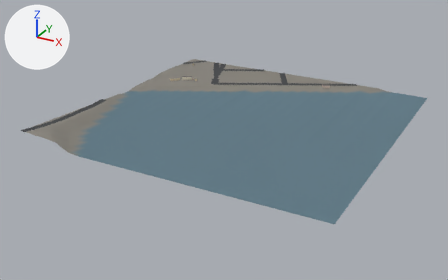
Two versions of the glTF model public/tiles/sf/t4_-5.glb, one commit apart.
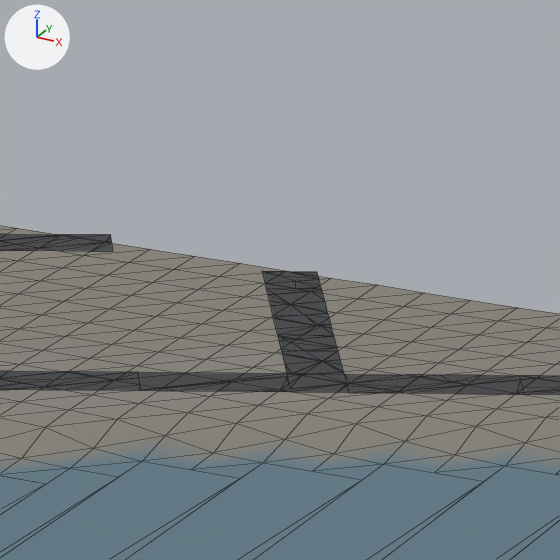
The first picture shows the older version from a 50 mm lens placed at (2690.0, 1385.0, 385.0), pointed at (2231.0, 2219.0, -32.0). The close-ups show the older and then the newer version on the part from 57% to 69% of the width and 16% to 36% of the height of that picture. Only the edits that show in the close-ups are written down. The axes (+X, +Y, +Z) are drawn at upper left. The lights are the same throughout. The close-ups show mesh edges as thin lines. Where no turn or scale is listed for an object, it has been applied to the vertices.

The first close-up shows 'ground', 'roads'.
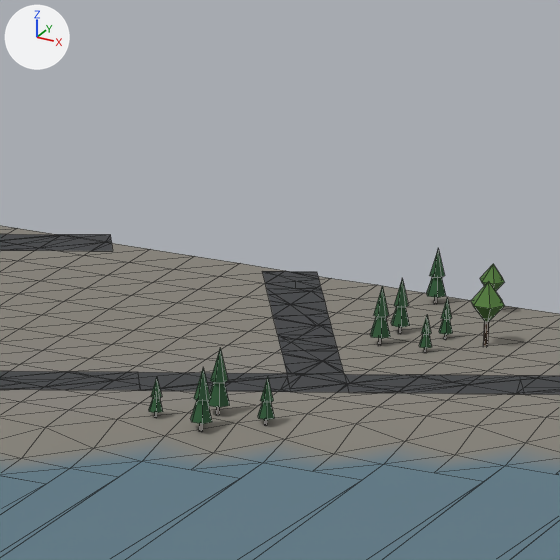
Patch to the scene script:
```diff
--- a/public/tiles/sf/t4_-5.glb.py
+++ b/public/tiles/sf/t4_-5.glb.py
@@ mat_foliage @@
+mat_foliage = bpy.data.materials.new('foliage')
+mat_foliage.use_nodes = True; mat_foliage.node_tree.nodes.clear()
+_N = mat_foliage.node_tree.nodes; _L = mat_foliage.node_tree.links
+n0 = _N.new('ShaderNodeBsdfPrincipled'); n0.name = 'Principled BSDF'
+n0.inputs[2].default_value = 0.95  # 'Roughness'
+n1 = _N.new('ShaderNodeOutputMaterial'); n1.name = 'Material Output'
+n2 = _N.new('ShaderNodeVertexColor'); n2.name = 'Color Attribute'
+_L.new(n0.outputs[0], n1.inputs[0])  # 'BSDF' to 'Surface'
+_L.new(n2.outputs[0], n0.inputs[0])  # 'Color' to 'Base Color'
@@ ob_foliage_conifer_012 @@
+ob_foliage_conifer_012 = bpy.data.objects.new('foliage-conifer.012', me_foliage_conifer)  # 22 vertices, 20 faces; spans x -0.5..0.5, y -0.43..0.43, z -0.02..1.0
+ob_foliage_conifer_012.parent = ob_foliage_conifer
+ob_foliage_conifer_012.location = (-15.0, 155.0, 2.312)
+ob_foliage_conifer_012.scale = (4.5, 4.5, 12.5)
@@ ob_foliage_conifer @@
+ob_foliage_conifer = bpy.data.objects.new('foliage-conifer', None)
+ob_foliage_conifer.location = (2250.0, 2250.0, 0.0)
@@ ob_foliage_conifer_011 @@
+ob_foliage_conifer_011 = bpy.data.objects.new('foliage-conifer.011', me_foliage_conifer)  # 22 vertices, 20 faces; spans x -0.5..0.5, y -0.43..0.43, z -0.02..1.0
+ob_foliage_conifer_011.parent = ob_foliage_conifer
+ob_foliage_conifer_011.location = (-24.5, 155.2, 3.312)
+ob_foliage_conifer_011.scale = (3.0, 3.0, 8.0)
@@ ob_foliage_conifer_010 @@
+ob_foliage_conifer_010 = bpy.data.objects.new('foliage-conifer.010', me_foliage_conifer)  # 22 vertices, 20 faces; spans x -0.5..0.5, y -0.43..0.43, z -0.02..1.0
+ob_foliage_conifer_010.parent = ob_foliage_conifer
+ob_foliage_conifer_010.location = (-5.25, 162.8, 2.719)
+ob_foliage_conifer_010.scale = (3.5, 3.5, 9.5)
@@ ob_foliage_conifer_009 @@
+ob_foliage_conifer_009 = bpy.data.objects.new('foliage-conifer.009', me_foliage_conifer)  # 22 vertices, 20 faces; spans x -0.5..0.5, y -0.43..0.43, z -0.02..1.0
+ob_foliage_conifer_009.parent = ob_foliage_conifer
+ob_foliage_conifer_009.location = (-15.0, 162.5, 3.234)
+ob_foliage_conifer_009.scale = (4.75, 4.75, 13.2)
@@ ob_foliage_conifer_007 @@
+ob_foliage_conifer_007 = bpy.data.objects.new('foliage-conifer.007', me_foliage_conifer)  # 22 vertices, 20 faces; spans x -0.5..0.5, y -0.43..0.43, z -0.02..1.0
+ob_foliage_conifer_007.parent = ob_foliage_conifer
+ob_foliage_conifer_007.location = (4.75, 215.5, 3.266)
+ob_foliage_conifer_007.scale = (2.75, 2.75, 7.75)
@@ ob_foliage_conifer_006 @@
+ob_foliage_conifer_006 = bpy.data.objects.new('foliage-conifer.006', me_foliage_conifer)  # 22 vertices, 20 faces; spans x -0.5..0.5, y -0.43..0.43, z -0.02..1.0
+ob_foliage_conifer_006.parent = ob_foliage_conifer
+ob_foliage_conifer_006.location = (-4.75, 215.5, 3.297)
+ob_foliage_conifer_006.scale = (4.25, 4.25, 12.0)
@@ ob_foliage_conifer_004 @@
+ob_foliage_conifer_004 = bpy.data.objects.new('foliage-conifer.004', me_foliage_conifer)  # 22 vertices, 20 faces; spans x -0.5..0.5, y -0.43..0.43, z -0.02..1.0
+ob_foliage_conifer_004.parent = ob_foliage_conifer
+ob_foliage_conifer_004.location = (5.0, 225.0, 3.297)
+ob_foliage_conifer_004.scale = (3.0, 3.0, 8.5)
@@ ob_foliage_conifer_003 @@
+ob_foliage_conifer_003 = bpy.data.objects.new('foliage-conifer.003', me_foliage_conifer)  # 22 vertices, 20 faces; spans x -0.5..0.5, y -0.43..0.43, z -0.02..1.0
+ob_foliage_conifer_003.parent = ob_foliage_conifer
+ob_foliage_conifer_003.location = (-4.25, 224.2, 3.25)
+ob_foliage_conifer_003.scale = (4.0, 4.0, 11.2)
@@ ob_foliage_conifer_002 @@
+ob_foliage_conifer_002 = bpy.data.objects.new('foliage-conifer.002', me_foliage_conifer)  # 22 vertices, 20 faces; spans x -0.5..0.5, y -0.43..0.43, z -0.02..1.0
+ob_foliage_conifer_002.parent = ob_foliage_conifer
+ob_foliage_conifer_002.location = (-5.5, 245.2, 3.188)
+ob_foliage_conifer_002.scale = (4.25, 4.25, 11.5)
@@ ob_foliage_broadleaf_002 @@
+ob_foliage_broadleaf_002 = bpy.data.objects.new('foliage-broadleaf.002', me_foliage_broadleaf)  # 16 vertices, 20 faces; spans x -0.5..0.5, y -0.43..0.43, z -0.02..1.0
+ob_foliage_broadleaf_002.parent = ob_foliage_broadleaf
+ob_foliage_broadleaf_002.location = (13.5, 224.8, 3.359)
+ob_foliage_broadleaf_002.scale = (7.0, 7.0, 13.0)
@@ ob_foliage_broadleaf @@
+ob_foliage_broadleaf = bpy.data.objects.new('foliage-broadleaf', None)
+ob_foliage_broadleaf.location = (2250.0, 2250.0, 0.0)
@@ ob_foliage_broadleaf_001 @@
+ob_foliage_broadleaf_001 = bpy.data.objects.new('foliage-broadleaf.001', me_foliage_broadleaf)  # 16 vertices, 20 faces; spans x -0.5..0.5, y -0.43..0.43, z -0.02..1.0
+ob_foliage_broadleaf_001.parent = ob_foliage_broadleaf
+ob_foliage_broadleaf_001.location = (6.25, 245.0, 3.25)
+ob_foliage_broadleaf_001.scale = (5.25, 5.25, 10.0)
```

Changed parts and their boxes [x1, y1, x2, y2] in the close-ups (560 x 560 px):
'foliage-broadleaf.002', added (green): after [471, 282, 505, 346]
'foliage-conifer.009', added (green): after [208, 348, 230, 414]
'foliage-conifer.012', added (green): after [190, 368, 212, 431]
'foliage-conifer.006', added (green): after [370, 286, 390, 344]
'foliage-conifer.002', added (green): after [426, 248, 446, 303]
'foliage-conifer.003', added (green): after [391, 278, 410, 333]
'foliage-conifer.010', added (green): after [258, 377, 274, 424]
'foliage-broadleaf.001', added: after [480, 264, 504, 291]
'foliage-conifer.004', added: after [439, 297, 453, 338]
'foliage-conifer.011', added: after [149, 378, 163, 417]
'foliage-conifer.007', added: after [419, 316, 432, 352]
